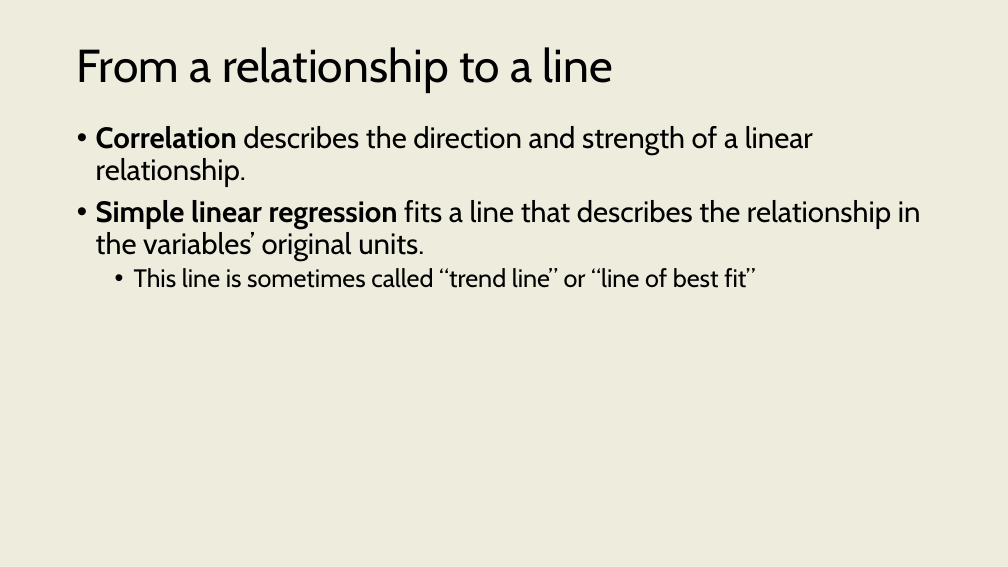
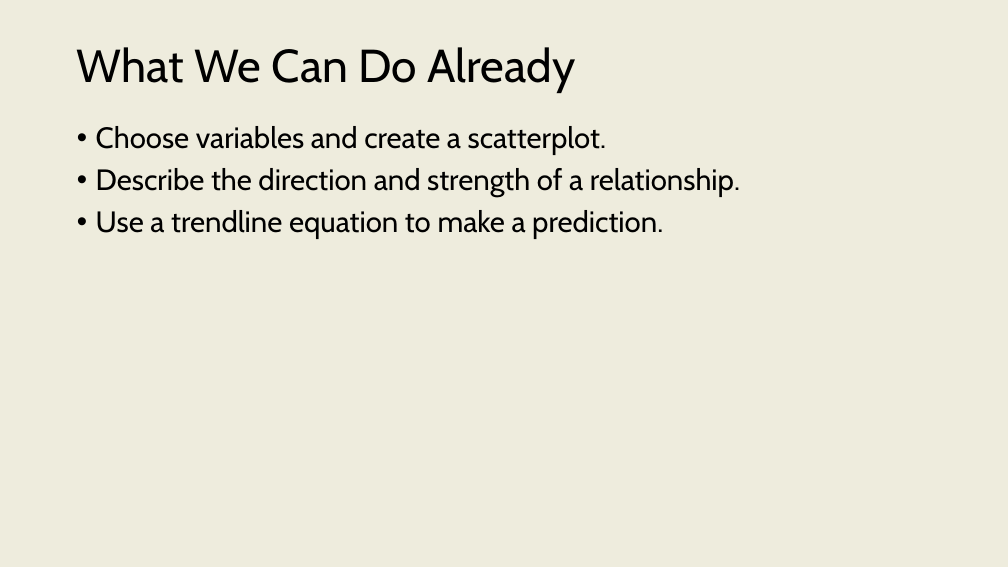
Before and after one commit to onishisaryu/HES-3000-Sports-Data-Analytics, a slide deck: slide 2 of pptx/Lecture11.pptx (slide 9 before the commit). Drawn at 1008x567 pixels with LibreOffice and Linux fonts; fonts in the diff are those of the drawing. Boxes give left, top, right and bottom in pixels: in the first picture for what was removed or moved away, otherwise in the second. Text is boxed around its words. In the diff, an @@ line names an element or a change of style, - is before the commit and + after.

```diff
--- a/pptx/Lecture11.pptx
+++ b/pptx/Lecture11.pptx
@@ title at bbox=[77, 47, 576, 93]: text changed @@
-From a relationship to a line
+What We Can Do Already
@@ text at bbox=[96, 126, 740, 239]: text changed @@
-• Correlation describes the direction and strength of a linear relationship.
-• Simple linear regression fits a line that describes the relationship in the variables’ original units.
-  • This line is sometimes called “trend line” or “line of best fit”
+• Choose variables and create a scatterplot.
+• Describe the direction and strength of a relationship.
+• Use a trendline equation to make a prediction.
```
Also in this commit, not shown: 4 other slides changed, 21 slides added, 19 slides removed, 7 other files.
